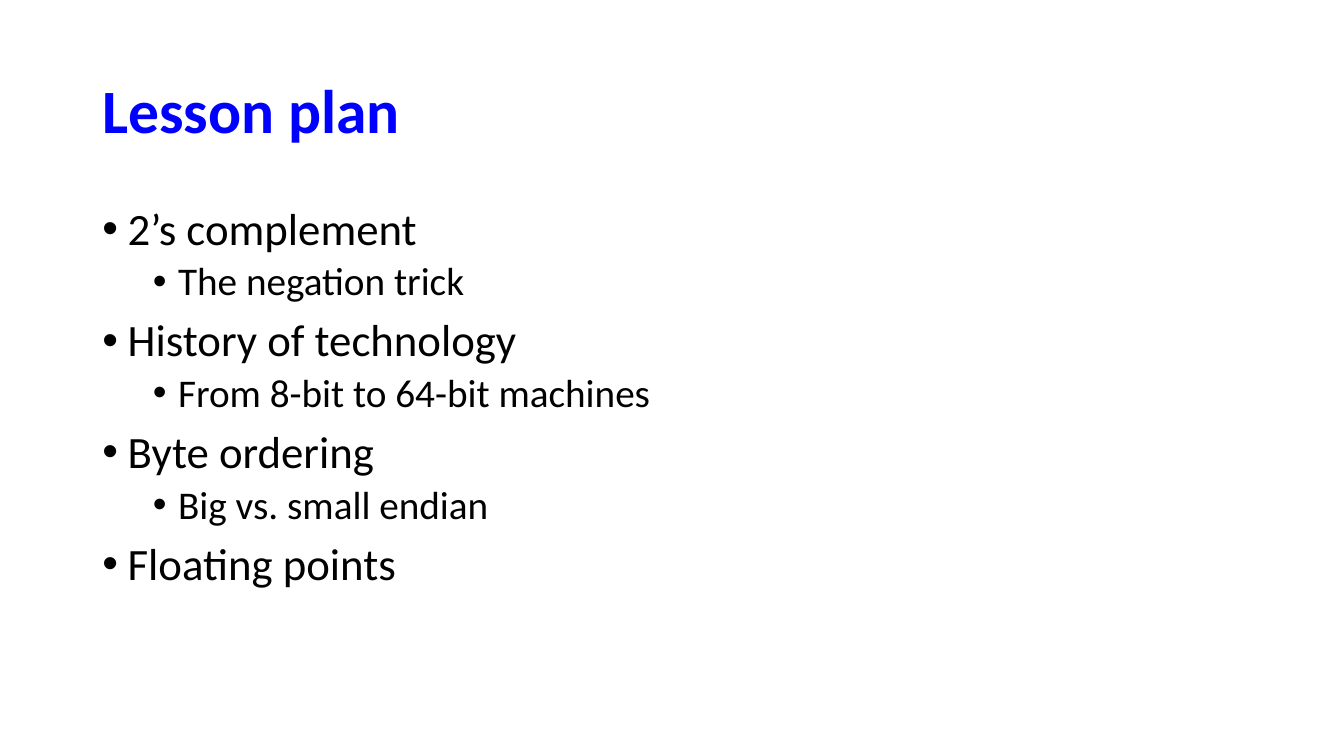
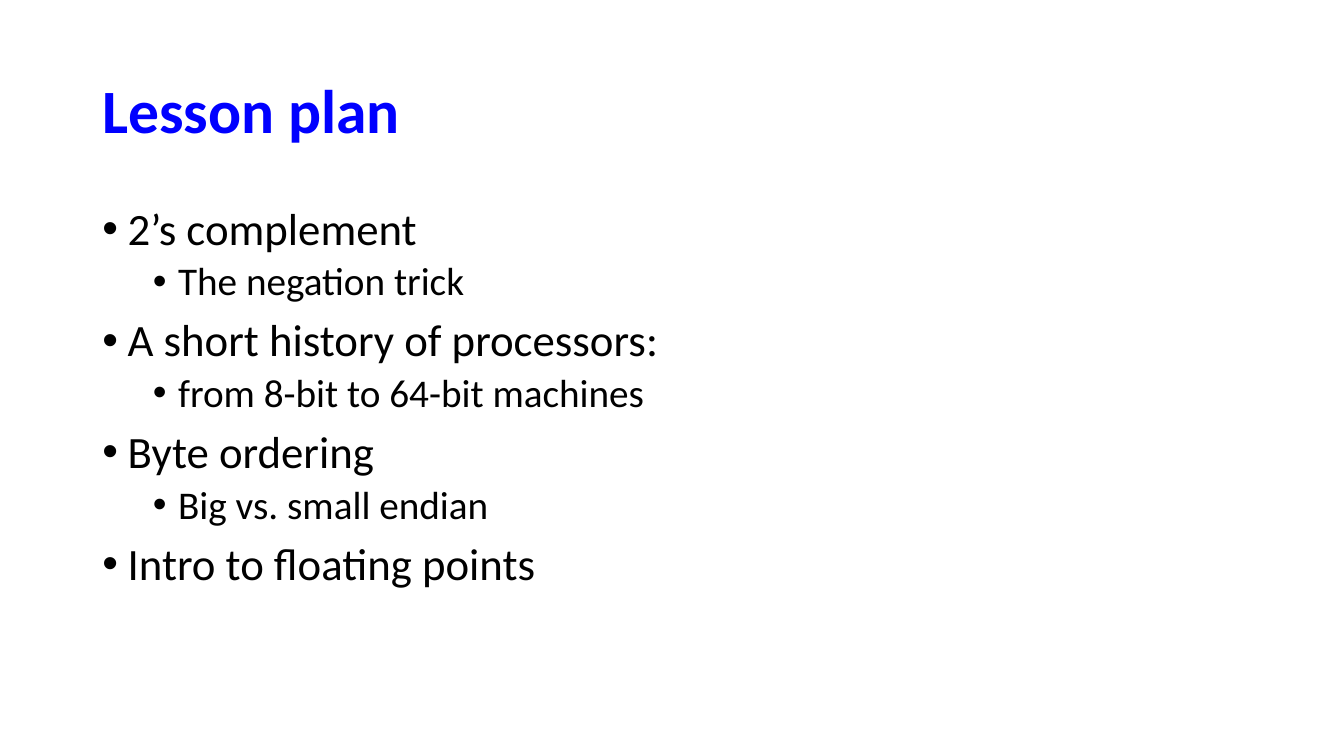
Before and after one commit to NYU-CSO/nyu-cso.github.io, a slide deck: slide 2 of notes/02-bits_bytes_int_cont.pptx. Drawn at 1344x756 pixels with LibreOffice and Linux fonts; fonts in the diff are those of the drawing. Boxes give left, top, right and bottom in pixels: in the first picture for what was removed or moved away, otherwise in the second. Text is boxed around its words. In the diff, an @@ line names an element or a change of style, - is before the commit and + after.

```diff
--- a/notes/02-bits_bytes_int_cont.pptx
+++ b/notes/02-bits_bytes_int_cont.pptx
@@ text at (128, 325, 658, 408): text changed; size 28 to 32 pt @@
-• History of technology
-  • From 8-bit to 64-bit machines
+• A short history of processors:
+  • from 8-bit to 64-bit machines
@@ text at (128, 549, 535, 588): text changed @@
-• Floating points
+• Intro to floating points
```
Also in this commit, not shown: 14 other slides changed, 28 slides added, 4 slides removed, 2 other files.
